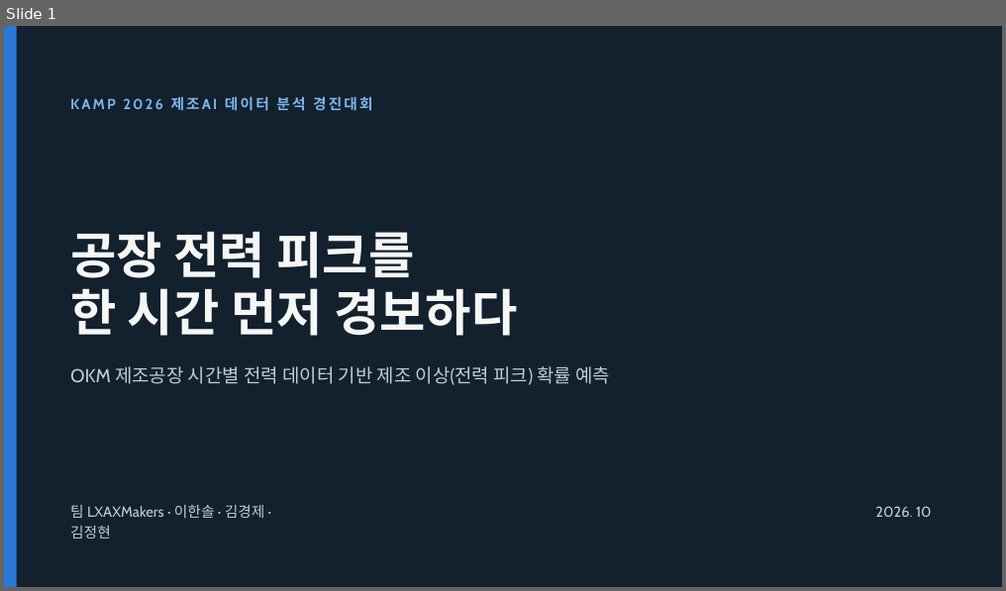
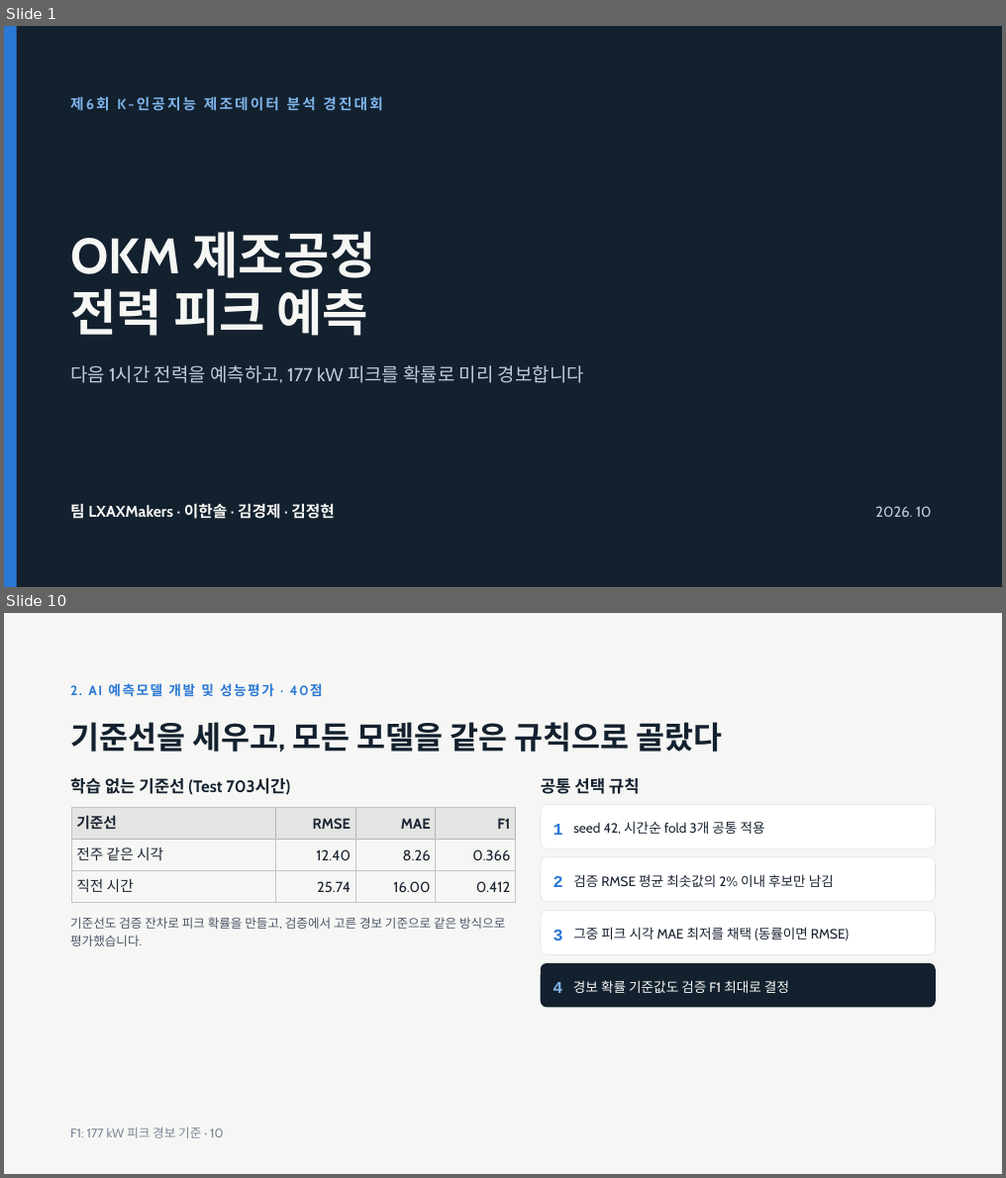
Before and after one commit to jgi0117/KAMP-Competition, a slide deck: docs/presentation/OKM 전력 피크 예측 발표.pptx. Shown one above the other, each under a label of ours: slide 1 before the commit, slides 1 and 10 after it; the slides between them are not shown. The pictures are 1006x591 and 1006x1178 pixels, drawn with LibreOffice and Linux fonts; fonts in the diff are those of the drawing. Boxes give left, top, right and bottom in pixels: in the first picture for what was removed or moved away, otherwise in the second. Text is boxed around its words. In the diff, an @@ line names an element or a change of style, - is before the commit and + after.

```diff
--- a/docs/presentation/OKM 전력 피크 예측 발표.pptx
+++ b/docs/presentation/OKM 전력 피크 예측 발표.pptx
@@ slide 10 added at [4,613,1002,1174], background #F6F7F4 @@
@@ text added at [70,683,274,697], 13 pt, text #2A78D6, bold @@
+2. AI 예측모델 개발 및 성능평가 · 40점
@@ title added at [70,722,723,753], 30 pt, text #13202E, bold @@
+기준선을 세우고, 모든 모델을 같은 규칙으로 골랐다
@@ text added at [70,778,290,795], 16 pt, text #13202E, bold @@
+학습 없는 기준선 (Test 703시간)
@@ text added at [541,778,640,794], 16 pt, text #13202E, bold @@
+공통 선택 규칙
@@ table added at [71,808,516,903], 3 rows, 4 columns @@
+기준선 | RMSE | MAE | F1
+전주 같은 시각 | 12.40 | 8.26 | 0.366
+직전 시간 | 25.74 | 16.00 | 0.412
@@ rounded rectangle added at [541,805,936,849], fill #FFFFFF, outline #DDE2E7 0.5 pt @@
@@ text added at [553,824,563,835], 16 pt, text #2A78D6, bold @@
+1
@@ text added at [573,821,765,834], 13 pt, text #1B2433 @@
+seed 42, 시간순 fold 3개 공통 적용
@@ rounded rectangle added at [541,858,936,902], fill #FFFFFF, outline #DDE2E7 0.5 pt @@
@@ text added at [553,875,563,887], 16 pt, text #2A78D6, bold @@
+2
@@ text added at [573,874,834,887], 13 pt, text #1B2433 @@
+검증 RMSE 평균 최솟값의 2% 이내 후보만 남김
@@ text added at [70,917,505,947], 12 pt, text #4A5568 @@
+기준선도 검증 잔차로 피크 확률을 만들고, 검증에서 고른 경보 기준으로 같은 방식으로 평가했습니다.
@@ rounded rectangle added at [541,911,936,956], fill #FFFFFF, outline #DDE2E7 0.5 pt @@
@@ text added at [553,929,563,941], 16 pt, text #2A78D6, bold @@
+3
@@ text added at [573,927,848,941], 13 pt, text #1B2433 @@
+그중 피크 시각 MAE 최저를 채택 (동률이면 RMSE)
@@ rounded rectangle added at [541,963,936,1008], fill #13202E @@
@@ text added at [552,982,562,993], 16 pt, text #7FB6EC, bold @@
+4
@@ text added at [573,980,789,993], 13 pt, text #F6F7F4 @@
+경보 확률 기준값도 검증 F1 최대로 결정
@@ text added at [70,1127,223,1139], 12 pt, text #7A8594 @@
+F1: 177 kW 피크 경보 기준 · 10
@@ slide 1 changed as well @@
@@ text at [70,96,383,111]: text changed @@
-KAMP 2026 제조AI 데이터 분석 경진대회
+제6회 K-인공지능 제조데이터 분석 경진대회
@@ title at [70,231,375,336]: text changed @@
-공장 전력 피크를
-한 시간 먼저 경보하다
+OKM 제조공정
+전력 피크 예측
@@ text at [70,366,584,383]: text changed @@
-OKM 제조공장 시간별 전력 데이터 기반 제조 이상(전력 피크) 확률 예측
+다음 1시간 전력을 예측하고, 177 kW 피크를 확률로 미리 경보합니다
@@ text "팀 LXAXMakers · 이한솔 · ..." at [70,503,334,519]: size 14 to 15 pt, text colour #BFCCDA to #F6F7F4, bold on; line spacing 19.6pt to 21pt @@
```
Also in this commit, not shown: 3 other slides changed, 21 other slides added, 16 slides removed.
